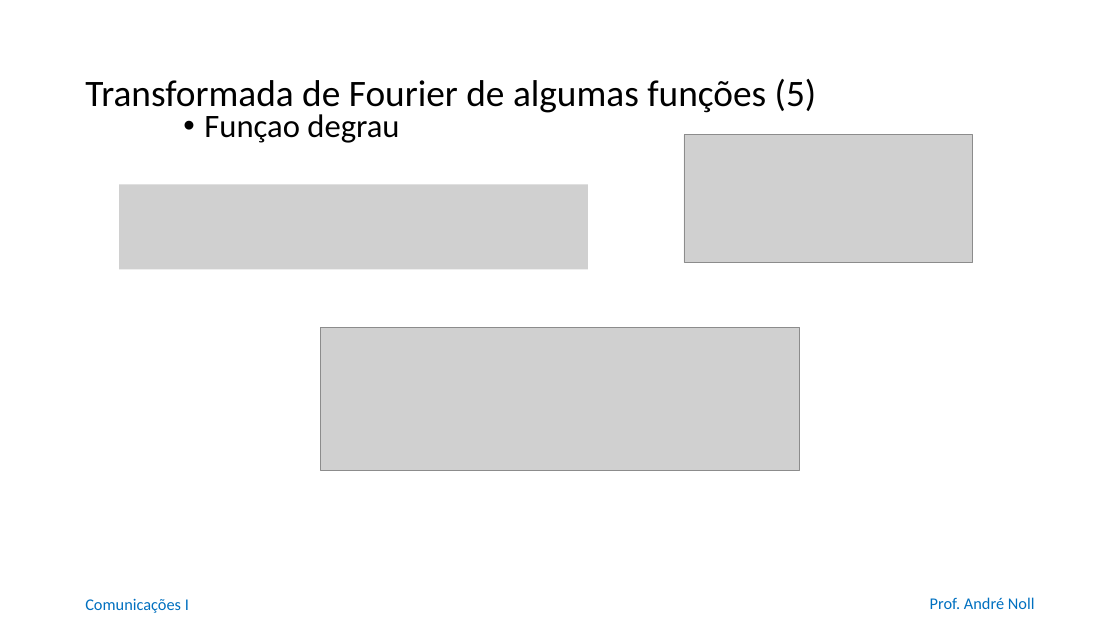
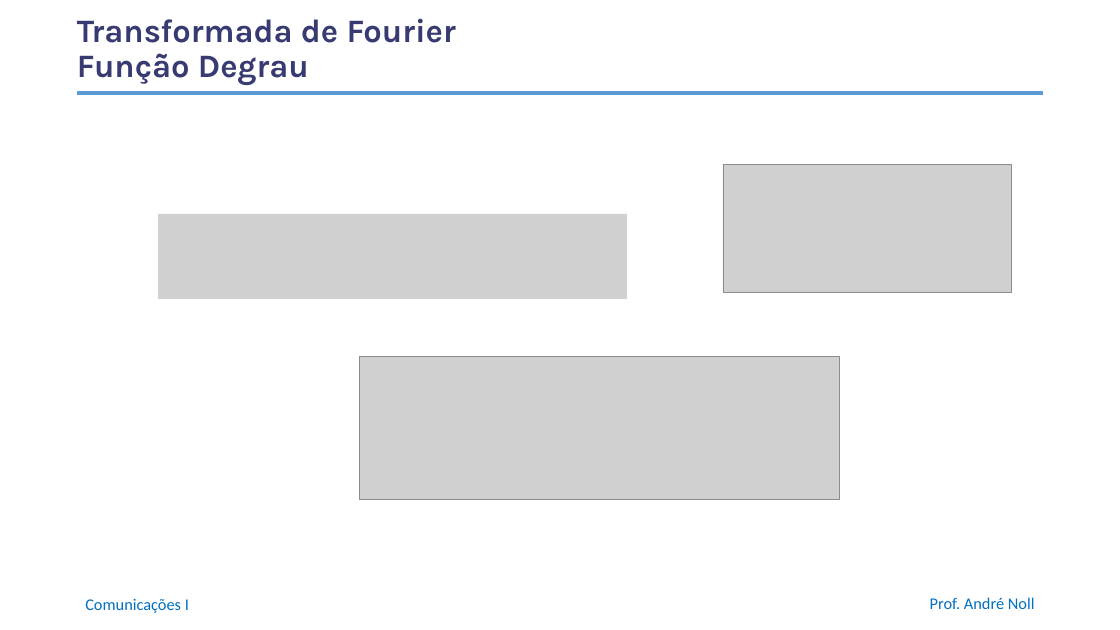
Before and after one commit to anollba/comunicacoes_i_ufrj, a slide deck: slide 22 of slides/Part1-Sistemas/01_03_TransformadaFourier.pptx. Drawn at 1120x630 pixels with LibreOffice and Linux fonts; fonts in the diff are those of the drawing; grey boxes stand for pictures; background and template pictures are left out. Boxes give left, top, right and bottom in pixels: in the first picture for what was removed or moved away, otherwise in the second. Text is boxed around its words. In the diff, an @@ line names an element or a change of style, - is before the commit and + after.

Commit message:
Correct slides Transformada Fourier

```diff
--- a/slides/Part1-Sistemas/01_03_TransformadaFourier.pptx
+++ b/slides/Part1-Sistemas/01_03_TransformadaFourier.pptx
@@ title at [77, 18, 456, 85]: text changed; size 32 to 28 pt; font Calibri to Karla; text colour #000000 to #383B71; bold on @@
-Transformada de Fourier de algumas funções (5)
+Transformada de Fourier
+Função Degrau
@@ title "Transformada de Fourier Função Degrau" at [77, 18, 456, 85]: vertical alignment middle to top @@
@@ line added from (77, 93) to (1044, 93), #5B9BD5 3.25 pt @@
@@ text removed at [204, 114, 399, 143] @@
-• Funçao degrau
@@ picture removed at [684, 135, 973, 263] @@
@@ picture added at [723, 165, 1012, 292] @@
@@ picture removed at [119, 184, 588, 269] @@
@@ picture added at [158, 214, 627, 299] @@
@@ picture: place and size @@
-picture at [320, 327, 800, 470]
+picture at [359, 357, 839, 500]
```
Also in this commit, not shown: 7 other slides changed, 1 other file.
